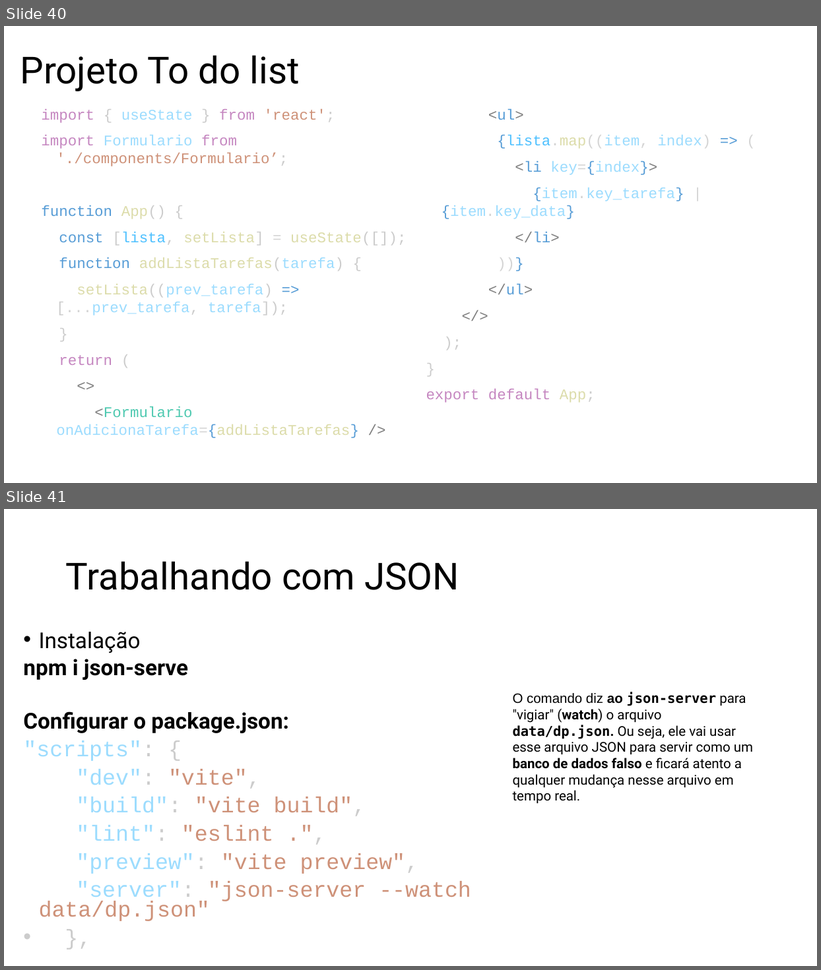
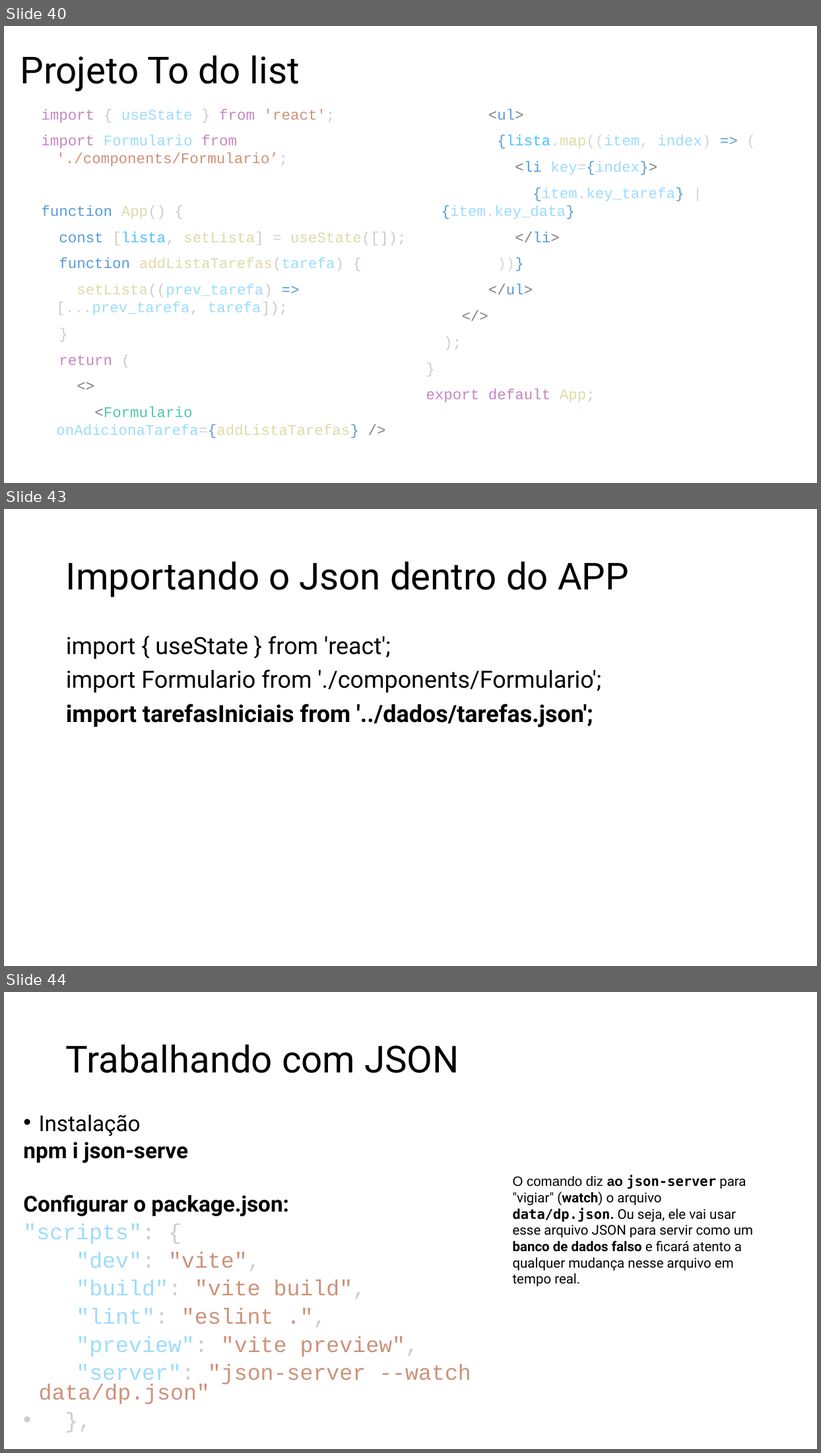
Before and after one commit to RogerSobral/h_codar_react, a slide deck: React.pptx. Shown one above the other, each under a label of ours: slides 40 and 41 before the commit, slides 40, 43 and 44 after it; the slides between them are not shown. The pictures are 821x970 and 821x1453 pixels, drawn with LibreOffice and Linux fonts; fonts in the diff are those of the drawing. Boxes give left, top, right and bottom in pixels: in the first picture for what was removed or moved away, otherwise in the second. Text is boxed around its words. In the diff, an @@ line names an element or a change of style, - is before the commit and + after.

Commit message:
todo List json
todo List

```diff
--- a/React.pptx
+++ b/React.pptx
@@ slide 43 added at [4,509,817,966], background #FFFFFF @@
@@ title added at [66,561,629,597], 44 pt, text #000000 @@
+Importando o Json dentro do APP
@@ text added at [66,636,601,727], 28 pt, text #000000 @@
+import { useState } from 'react';
+import Formulario from './components/Formulario';
+import tarefasIniciais from '../dados/tarefas.json';
@@ what was slide 41 is now slide 44 @@
```
Also in this commit, not shown: 2 other slides added, 15 other files.
